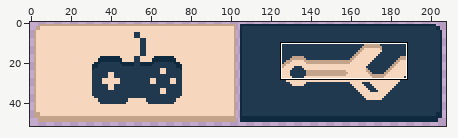
Pixel-art file -- public/img/toggle-game.aseprite. The first picture is a wide view before the edit; the outline marks the close-up.
Close-up. Before the edit:
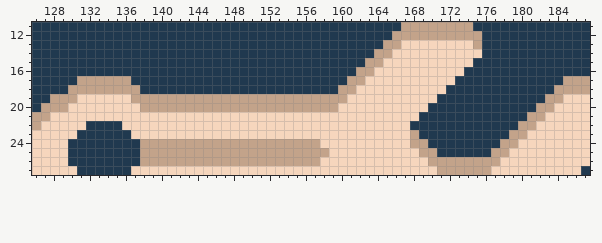
208x52 pixels, 1 frame. Shown: x 126..187, y 11..27. The commit also changed other parts of the picture, which this record leaves out.
Once edited:
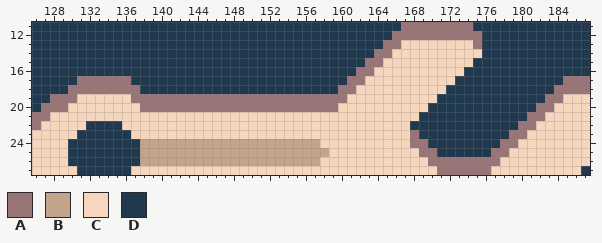
Palette (. is transparent): A #997577  B #c3a38a  C #f6d6bd  D #20394f
The edit:
--- layer "WrenchIcon1"
@@ x 126..187 @@
-11 DDDDDDDDDDDDDDDDDDDDDDDDDDDDDDDDDDDDDDDDDBBBBBBBBDDDDDDDDDDDDD
-12 DDDDDDDDDDDDDDDDDDDDDDDDDDDDDDDDDDDDDDDDBBBBBBBBBBDDDDDDDDDDDD
-13 DDDDDDDDDDDDDDDDDDDDDDDDDDDDDDDDDDDDDDDBBCCCCCCCCBDDDDDDDDDDDD
-14 DDDDDDDDDDDDDDDDDDDDDDDDDDDDDDDDDDDDDDBBCCCCCCCCCCDDDDDDDDDDDD
-15 DDDDDDDDDDDDDDDDDDDDDDDDDDDDDDDDDDDDDBBCCCCCCCCCCDDDDDDDDDDDDD
-16 DDDDDDDDDDDDDDDDDDDDDDDDDDDDDDDDDDDDBBCCCCCCCCCCDDDDDDDDDDDDDD
-17 DDDDDBBBBBBDDDDDDDDDDDDDDDDDDDDDDDDBBCCCCCCCCCCDDDDDDDDDDDDBBB
-18 DDDDBBBBBBBBDDDDDDDDDDDDDDDDDDDDDDBBCCCCCCCCCCDDDDDDDDDDDDBBBB
-19 DDBBBCCCCCCBBBBBBBBBBBBBBBBBBBBBBBBCCCCCCCCCCDDDDDDDDDDDDBBCCC
-20 DBBBCCCCCCCCBBBBBBBBBBBBBBBBBBBBBBCCCCCCCCCCDDDDDDDDDDDDBBCCCC
-21 BBCCCCCCCCCCCCCCCCCCCCCCCCCCCCCCCCCCCCCCCCCDDDDDDDDDDDDBBCCCCC
-22 BCCCCCDDDDCCCCCCCCCCCCCCCCCCCCCCCCCCCCCCCCDDDDDDDDDDDDBBCCCCCC
-23 CCCCCDDDDDDCCCCCCCCCCCCCCCCCCCCCCCCCCCCCCCBDDDDDDDDDDBBCCCCCCC
-24 CCCCDDDDDDDDBBBBBBBBBBBBBBBBBBBBCCCCCCCCCCBBDDDDDDDDBBCCCCCCCC
-25 CCCCDDDDDDDDBBBBBBBBBBBBBBBBBBBBBCCCCCCCCCCBBDDDDDDBBCCCCCCCCC
-26 CCCCDDDDDDDDBBBBBBBBBBBBBBBBBBBBCCCCCCCCCCCCBBBBBBBBCCCCCCCCCC
-27 CCCCCDDDDDDCCCCCCCCCCCCCCCCCCCCCCCCCCCCCCCCCCBBBBBBCCCCCCCCCCD
+11 DDDDDDDDDDDDDDDDDDDDDDDDDDDDDDDDDDDDDDDDDAAAAAAAADDDDDDDDDDDDD
+12 DDDDDDDDDDDDDDDDDDDDDDDDDDDDDDDDDDDDDDDDAAAAAAAAAADDDDDDDDDDDD
+13 DDDDDDDDDDDDDDDDDDDDDDDDDDDDDDDDDDDDDDDAACCCCCCCCADDDDDDDDDDDD
+14 DDDDDDDDDDDDDDDDDDDDDDDDDDDDDDDDDDDDDDAACCCCCCCCCCDDDDDDDDDDDD
+15 DDDDDDDDDDDDDDDDDDDDDDDDDDDDDDDDDDDDDAACCCCCCCCCCDDDDDDDDDDDDD
+16 DDDDDDDDDDDDDDDDDDDDDDDDDDDDDDDDDDDDAACCCCCCCCCCDDDDDDDDDDDDDD
+17 DDDDDAAAAAADDDDDDDDDDDDDDDDDDDDDDDDAACCCCCCCCCCDDDDDDDDDDDDAAA
+18 DDDDAAAAAAAADDDDDDDDDDDDDDDDDDDDDDAACCCCCCCCCCDDDDDDDDDDDDAAAA
+19 DDAAACCCCCCAAAAAAAAAAAAAAAAAAAAAAAACCCCCCCCCCDDDDDDDDDDDDAACCC
+20 DAAACCCCCCCCAAAAAAAAAAAAAAAAAAAAAACCCCCCCCCCDDDDDDDDDDDDAACCCC
+21 AACCCCCCCCCCCCCCCCCCCCCCCCCCCCCCCCCCCCCCCCCDDDDDDDDDDDDAACCCCC
+22 ACCCCCDDDDCCCCCCCCCCCCCCCCCCCCCCCCCCCCCCCCDDDDDDDDDDDDAACCCCCC
+23 CCCCCDDDDDDCCCCCCCCCCCCCCCCCCCCCCCCCCCCCCCADDDDDDDDDDAACCCCCCC
+24 CCCCDDDDDDDDBBBBBBBBBBBBBBBBBBBBCCCCCCCCCCAADDDDDDDDAACCCCCCCC
+25 CCCCDDDDDDDDBBBBBBBBBBBBBBBBBBBBBCCCCCCCCCCAADDDDDDAACCCCCCCCC
+26 CCCCDDDDDDDDBBBBBBBBBBBBBBBBBBBBCCCCCCCCCCCCAAAAAAAACCCCCCCCCC
+27 CCCCCDDDDDDCCCCCCCCCCCCCCCCCCCCCCCCCCCCCCCCCCAAAAAACCCCCCCCCCD
